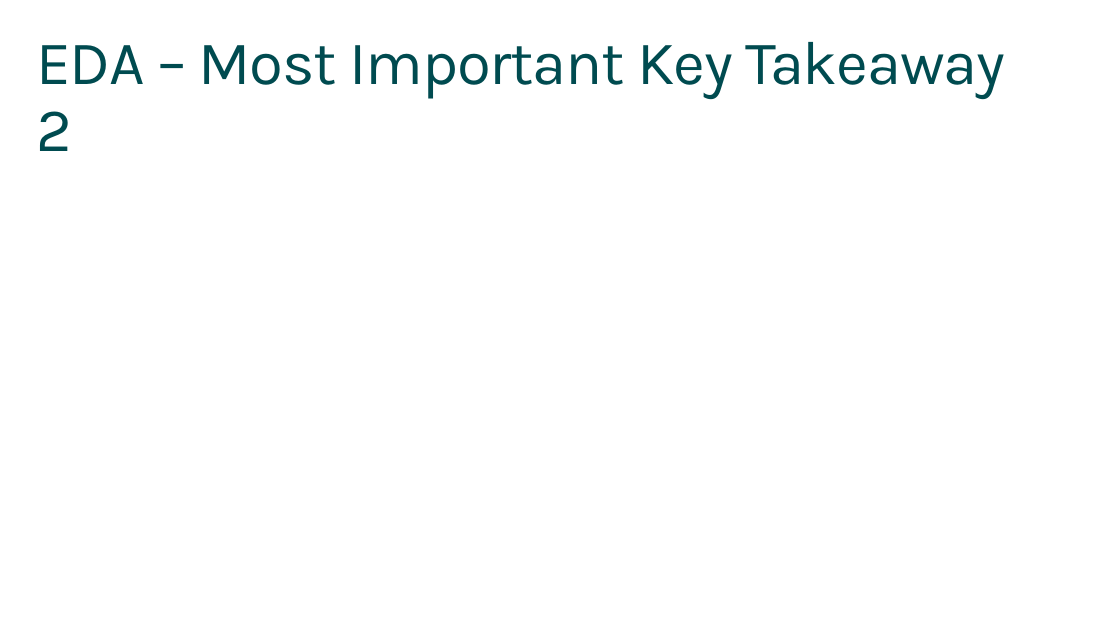
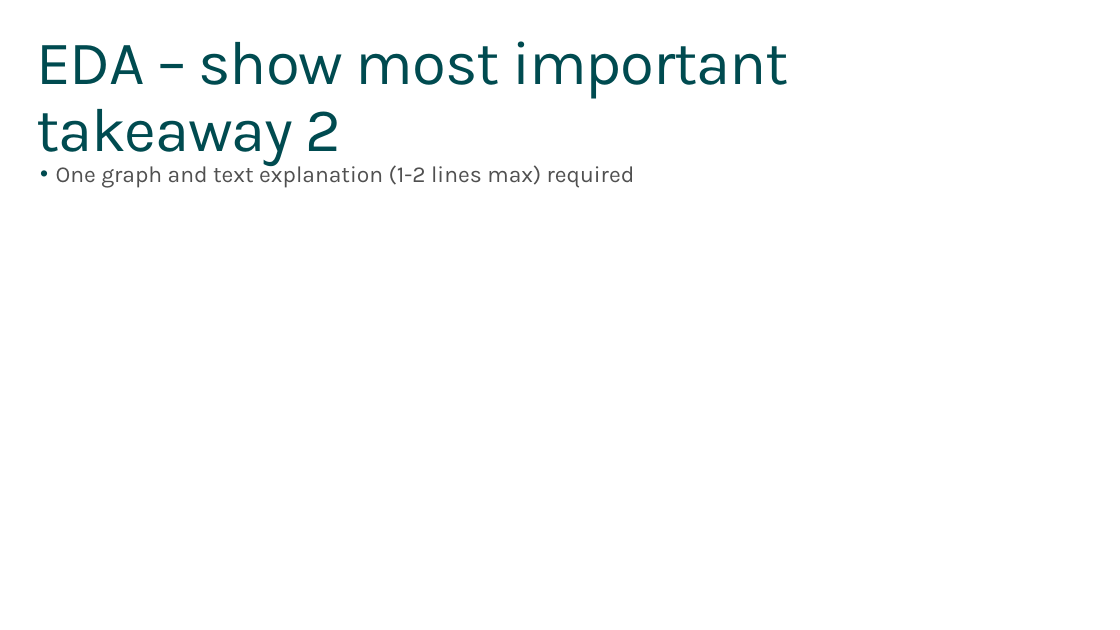
Before and after one commit to sourabh080892/capstone_KCL, a slide deck: slide 5 of code/Final Presentation v1.pptx. Drawn at 1120x630 pixels with LibreOffice and Linux fonts; fonts in the diff are those of the drawing. Boxes give left, top, right and bottom in pixels: in the first picture for what was removed or moved away, otherwise in the second. Text is boxed around its words. In the diff, an @@ line names an element or a change of style, - is before the commit and + after.

```diff
--- a/code/Final Presentation v1.pptx
+++ b/code/Final Presentation v1.pptx
@@ text at [36,41,789,166]: text changed @@
-EDA – Most Important Key Takeaway 2
+EDA – show most important takeaway 2
@@ text added at [56,162,635,188], 20 pt, text #505050 @@
+• One graph and text explanation (1-2 lines max) required
```
Also in this commit, not shown: 8 other slides changed, 2 slides added, 2 slides removed.
